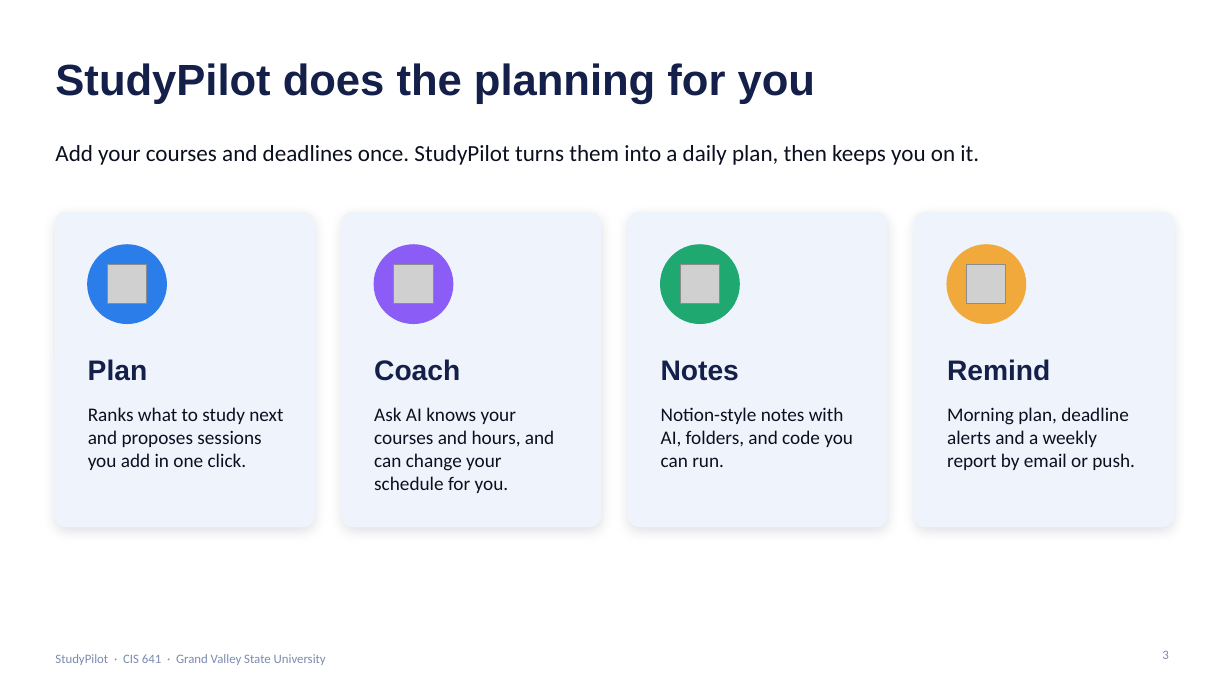
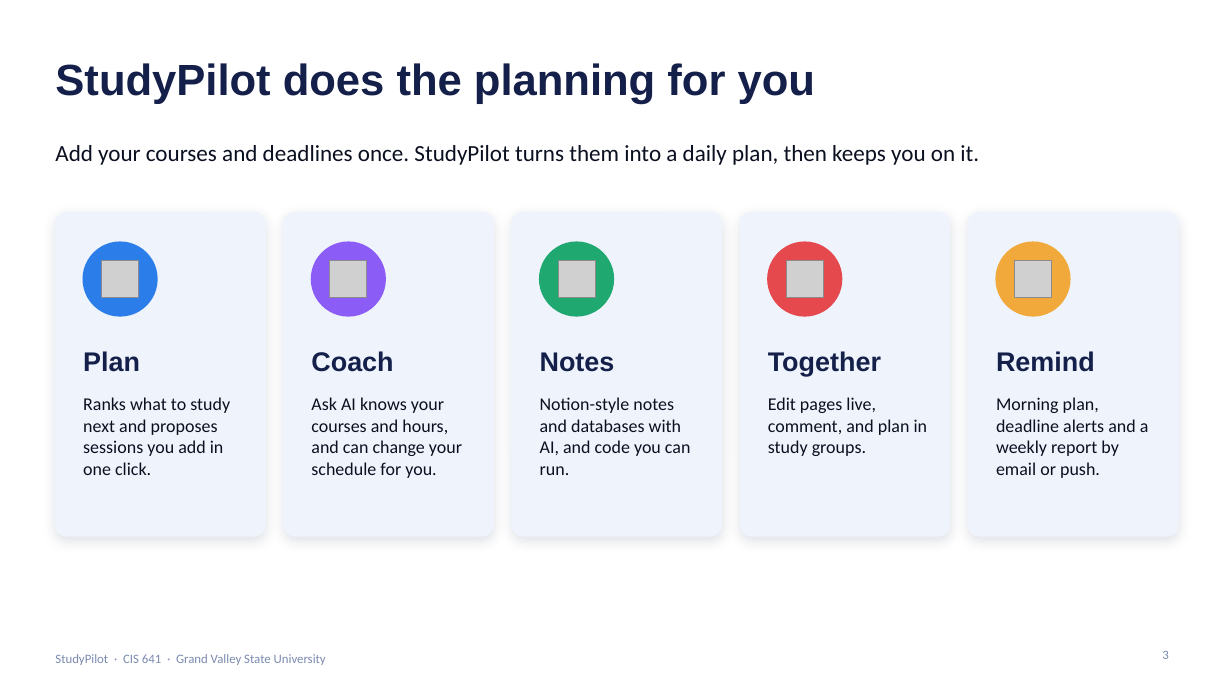
Before and after one commit to alibelhrak/GVSU-CIS641-AIStudyAssistant, a slide deck: slide 3 of docs/StudyPilot_Presentation.pptx. Drawn at 1232x693 pixels with LibreOffice and Linux fonts; fonts in the diff are those of the drawing; grey boxes stand for pictures; background and template pictures are left out. Boxes give left, top, right and bottom in pixels: in the first picture for what was removed or moved away, otherwise in the second. Text is boxed around its words. In the diff, an @@ line names an element or a change of style, - is before the commit and + after.

Commit message:
Welcome page: databases and study together; updated presentation

```diff
--- a/docs/StudyPilot_Presentation.pptx
+++ b/docs/StudyPilot_Presentation.pptx
@@ rounded rectangle: place and size @@
-rounded rectangle at box(55, 213, 314, 527)
+rounded rectangle at box(55, 213, 265, 536)
@@ rounded rectangle: place and size @@
-rounded rectangle at box(342, 213, 601, 527)
+rounded rectangle at box(284, 213, 494, 536)
@@ rounded rectangle: place and size @@
-rounded rectangle at box(628, 213, 887, 527)
+rounded rectangle at box(512, 213, 722, 536)
@@ proportions changed in 4 elements at box(55, 213, 265, 536), box(284, 213, 494, 536), box(512, 213, 722, 536), box(740, 213, 950, 536) @@
@@ rounded rectangle: place and size @@
-rounded rectangle at box(915, 213, 1174, 527)
+rounded rectangle at box(740, 213, 950, 536)
@@ rounded rectangle added at box(969, 213, 1178, 536), fill #EEF3FC, outline #EEF3FC 1 pt @@
@@ ellipse: place and size @@
-ellipse at box(88, 245, 166, 323)
+ellipse at box(83, 242, 157, 316)
@@ picture: place and size @@
-picture at box(107, 264, 146, 303)
+picture at box(102, 261, 139, 298)
@@ ellipse: place and size @@
-ellipse at box(374, 245, 453, 323)
+ellipse at box(311, 242, 385, 316)
@@ picture: place and size @@
-picture at box(394, 264, 433, 303)
+picture at box(330, 261, 367, 298)
@@ ellipse: place and size @@
-ellipse at box(661, 245, 739, 323)
+ellipse at box(540, 242, 614, 316)
@@ picture: place and size @@
-picture at box(680, 264, 719, 303)
+picture at box(558, 261, 595, 298)
@@ ellipse: place and size @@
-ellipse at box(947, 245, 1026, 323)
+ellipse at box(768, 242, 842, 316)
@@ ellipse at box(768, 242, 842, 316): fill #F2A93B to #E5484D; outline #F2A93B 1 pt to #E5484D 1 pt @@
@@ picture added at box(787, 261, 823, 298) @@
@@ ellipse added at box(996, 242, 1070, 316), fill #F2A93B, outline #F2A93B 1 pt @@
@@ picture: place and size @@
-picture at box(967, 264, 1006, 303)
+picture at box(1015, 261, 1052, 298)
@@ text "Plan": place and size @@
-text "Plan" at box(88, 359, 147, 381)
+text "Plan" at box(83, 351, 140, 372)
@@ text "Coach": place and size @@
-text "Coach" at box(374, 359, 460, 381)
+text "Coach" at box(311, 351, 393, 372)
@@ text "Notes": place and size @@
-text "Notes" at box(661, 360, 739, 381)
+text "Notes" at box(540, 352, 615, 372)
@@ text added at box(768, 351, 881, 376), 21 pt, text #14204A, bold @@
+Together
@@ size 22 to 21 pt in 4 elements at box(83, 351, 140, 372), box(311, 351, 393, 372), box(540, 352, 615, 372), box(996, 351, 1095, 372) @@
@@ text "Remind": place and size @@
-text "Remind" at box(947, 359, 1050, 381)
+text "Remind" at box(996, 351, 1095, 372)
@@ text "Ranks what to study next ...": place and size @@
-text "Ranks what to study next ..." at box(88, 407, 283, 470)
+text "Ranks what to study next ..." at box(83, 397, 230, 475)
@@ text "Ask AI knows your courses ...": place and size @@
-text "Ask AI knows your courses ..." at box(374, 407, 554, 493)
+text "Ask AI knows your courses ..." at box(311, 397, 462, 478)
@@ text at box(540, 397, 691, 475): text changed; size 15 to 14 pt @@
-Notion-style notes with AI, folders, and code you can run.
+Notion-style notes and databases with AI, and code you can run.
@@ text added at box(768, 397, 928, 456), 14 pt, text #0B1020 @@
+Edit pages live, comment, and plan in study groups.
@@ size 15 to 14 pt in 3 elements at box(83, 397, 230, 475), box(311, 397, 462, 478), box(996, 397, 1149, 478) @@
@@ text "Morning plan, deadline alerts and ...": place and size @@
-text "Morning plan, deadline alerts and ..." at box(947, 407, 1135, 470)
+text "Morning plan, deadline alerts and ..." at box(996, 397, 1149, 478)
```
Also in this commit, not shown: 4 other slides changed, 2 slides added, 7 other files.
